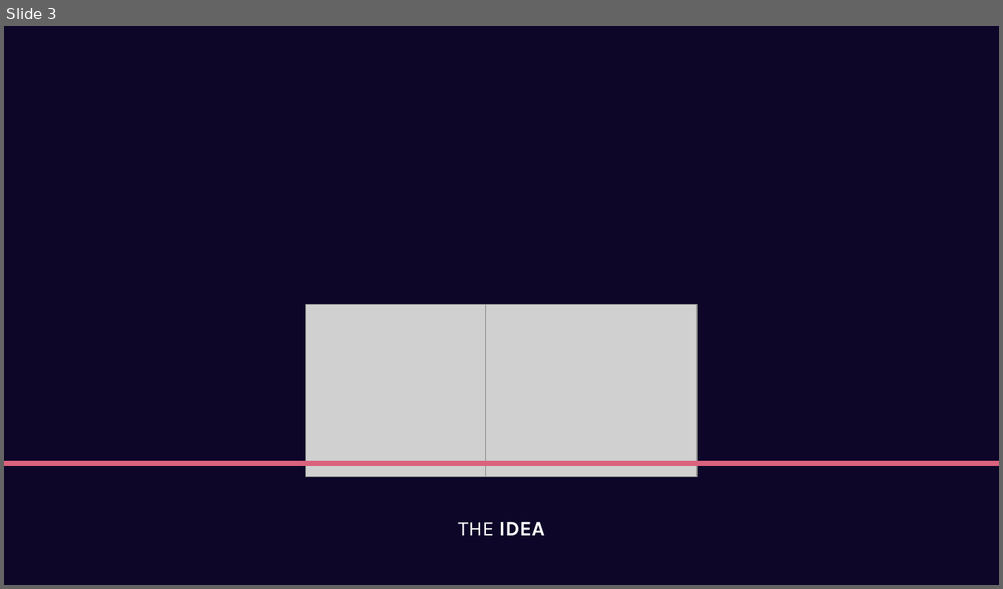
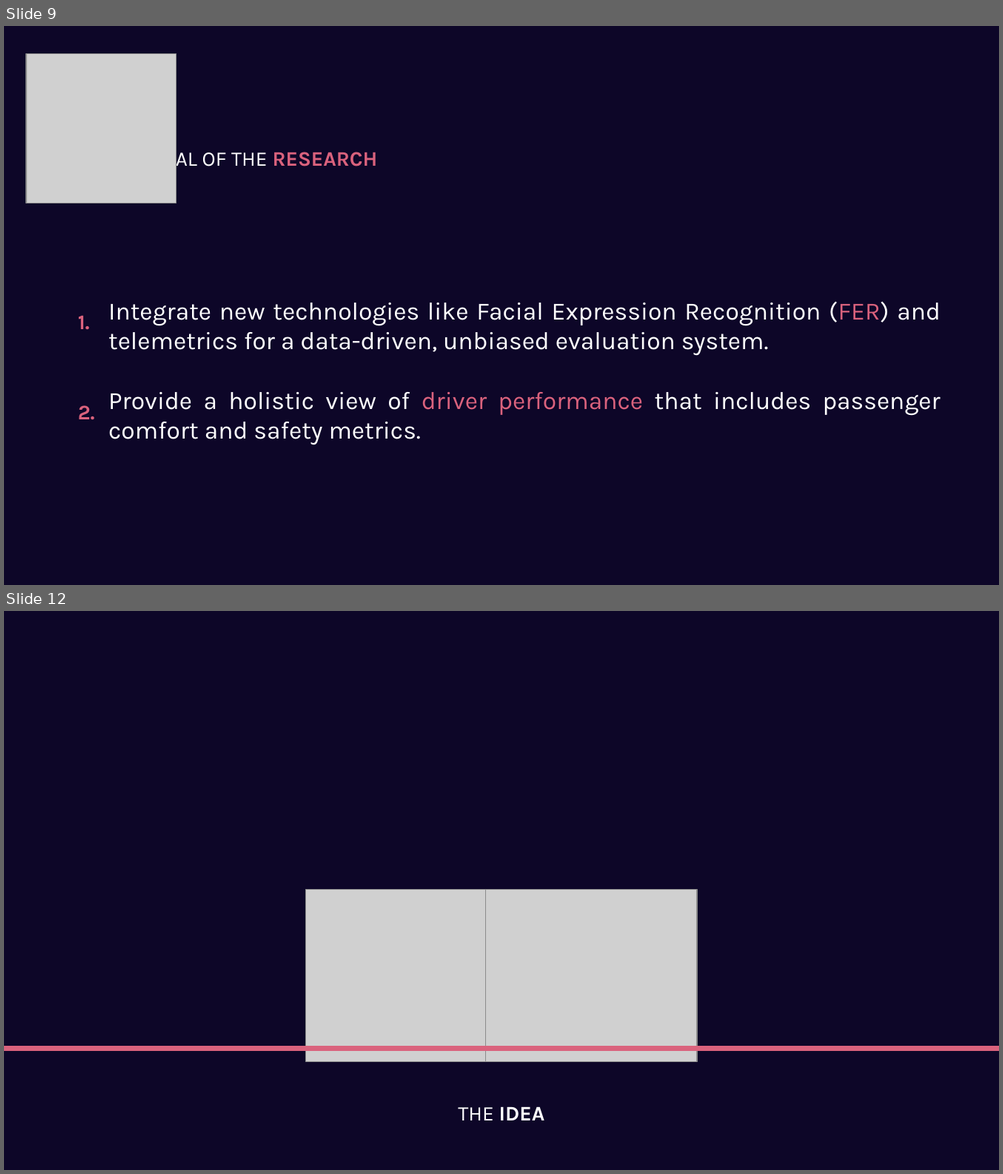
Before and after one commit to GiuseppeSoriano/MoodPilot, a slide deck: Idea/Idea_Presentation.pptx. Shown one above the other, each under a label of ours: slide 3 before the commit, slides 9 and 12 after it; the slides between them are not shown. The pictures are 1003x589 and 1003x1174 pixels, drawn with LibreOffice and Linux fonts; fonts in the diff are those of the drawing; grey boxes stand for pictures. Boxes give left, top, right and bottom in pixels: in the first picture for what was removed or moved away, otherwise in the second. Text is boxed around its words. In the diff, an @@ line names an element or a change of style, - is before the commit and + after.

```diff
--- a/Idea/Idea_Presentation.pptx
+++ b/Idea/Idea_Presentation.pptx
@@ slide 9 added at bbox=[4, 26, 999, 585], background #0D0628 @@
@@ picture added at bbox=[26, 53, 176, 204] @@
@@ text added at bbox=[149, 147, 378, 171], 20 pt, text #FFFFFF @@
+GOAL OF THE RESEARCH
@@ text added at bbox=[108, 301, 940, 446], 24 pt, text #FFFFFF @@
+Integrate new technologies like Facial Expression Recognition (FER) and telemetrics for a data-driven, unbiased evaluation system.
+Provide a holistic view of driver performance that includes passenger comfort and safety metrics.
@@ text added at bbox=[78, 315, 90, 330], 20 pt, text #DA627D, bold @@
+1.
@@ text added at bbox=[78, 406, 95, 420], 20 pt, text #DA627D, bold @@
+2.
@@ what was slide 3 is now slide 12 @@
```
Also in this commit, not shown: 5 slides changed, 8 other slides added, 4 slides removed, 4 other files.
